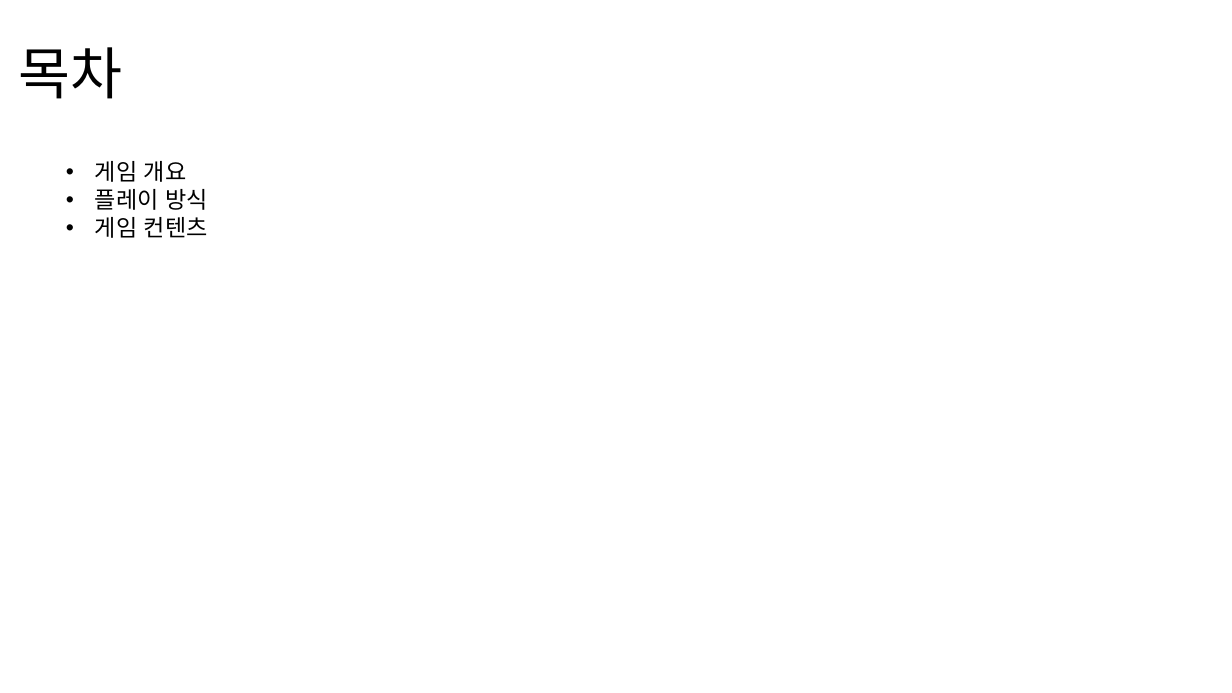
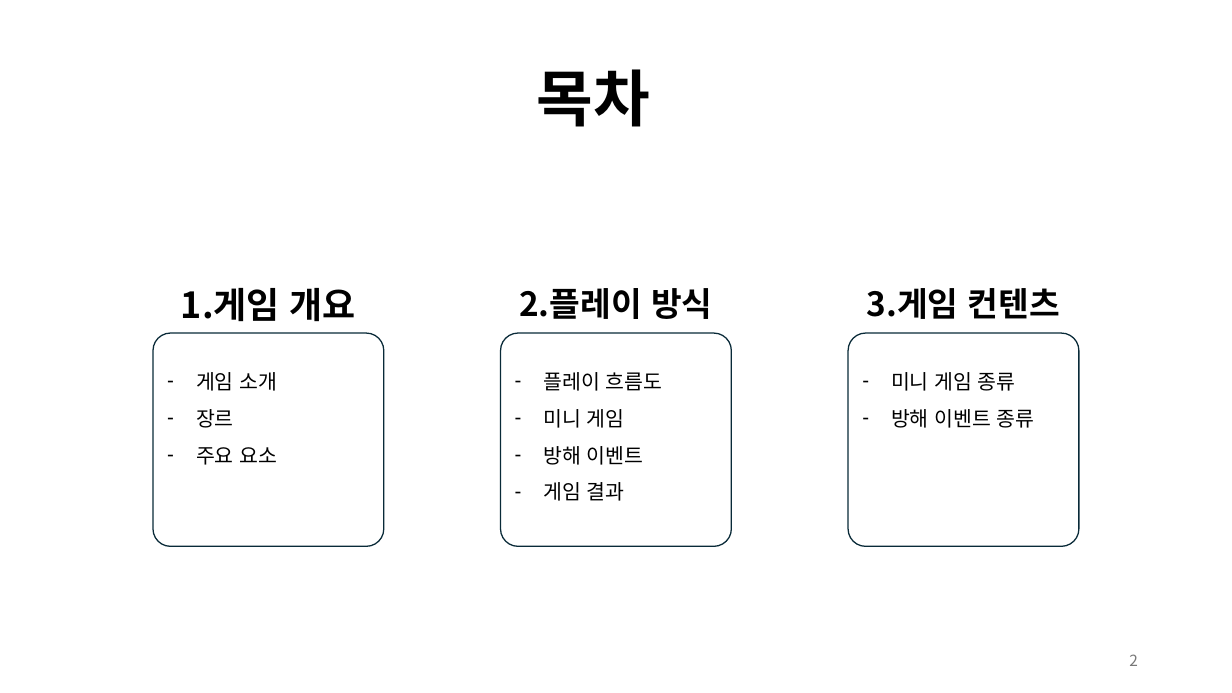
Before and after one commit to weariness00/Mandle_10Minute_Game, a slide deck: slide 2 of document/Please Leave me alone!.pptx. Drawn at 1232x693 pixels with LibreOffice and Linux fonts; fonts in the diff are those of the drawing. Boxes give left, top, right and bottom in pixels: in the first picture for what was removed or moved away, otherwise in the second. Text is boxed around its words. In the diff, an @@ line names an element or a change of style, - is before the commit and + after.

```diff
--- a/document/Please Leave me alone!.pptx
+++ b/document/Please Leave me alone!.pptx
@@ text "목차": place and size @@
-text "목차" at (19,47,123,99)
+text "목차" at (537,69,650,127)
@@ text "목차" at (537,69,650,127): size 44 to 48 pt, bold on; alignment left to centre; line spacing 0.9 to 1; vertical alignment middle to top @@
@@ text removed at (95,161,208,238) @@
-• 게임 개요
-• 플레이 방식
-• 게임 컨텐츠
@@ group added at (153,288,1080,547): 3 rounded rectangles, 3 texts @@
+– 게임 소개
+– 장르
+– 주요 요소
+1.게임 개요
+– 플레이 흐름도
+– 미니 게임
+– 방해 이벤트
+– 게임 결과
+2.플레이 방식
+– 미니 게임 종류
+– 방해 이벤트 종류
+3.게임 컨텐츠
@@ page number added at (1129,654,1138,666), 12 pt, text #797979 @@
+2
```
Also in this commit, not shown: 17 other slides changed, 2 slides added, 2 slides removed.
